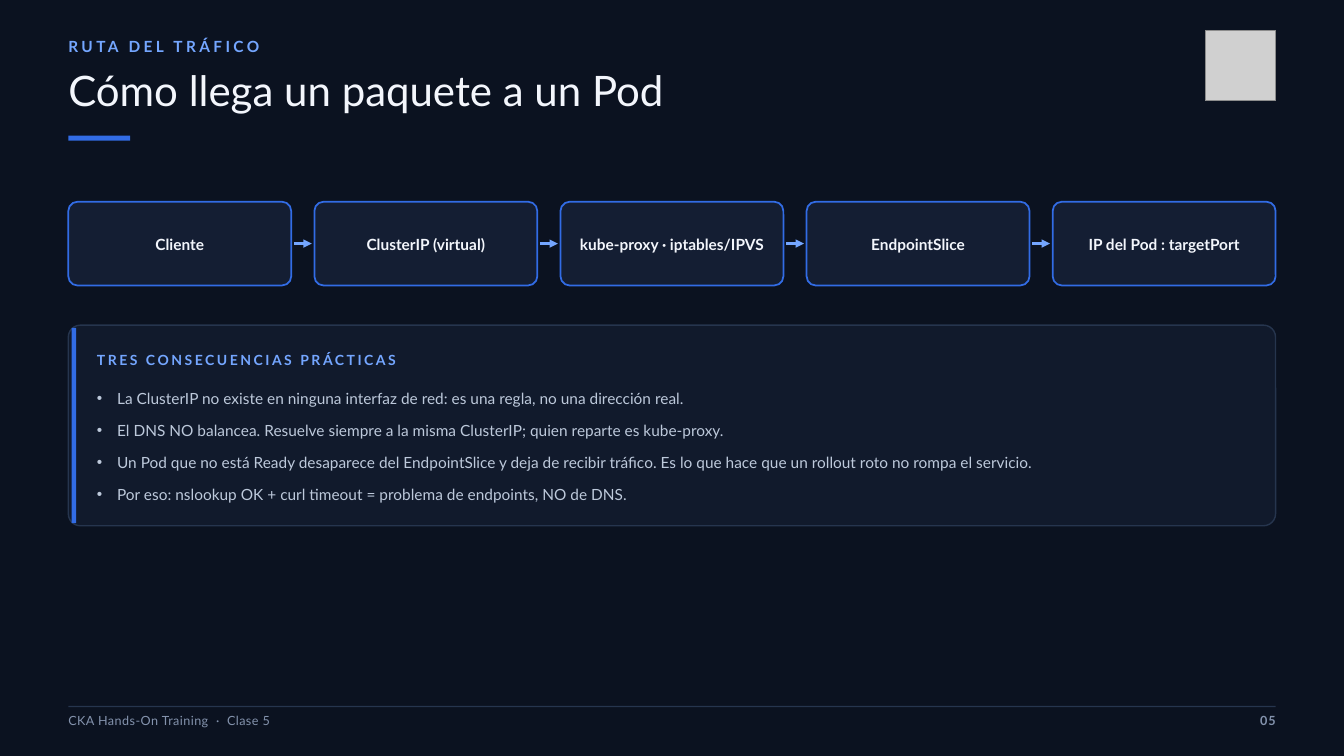
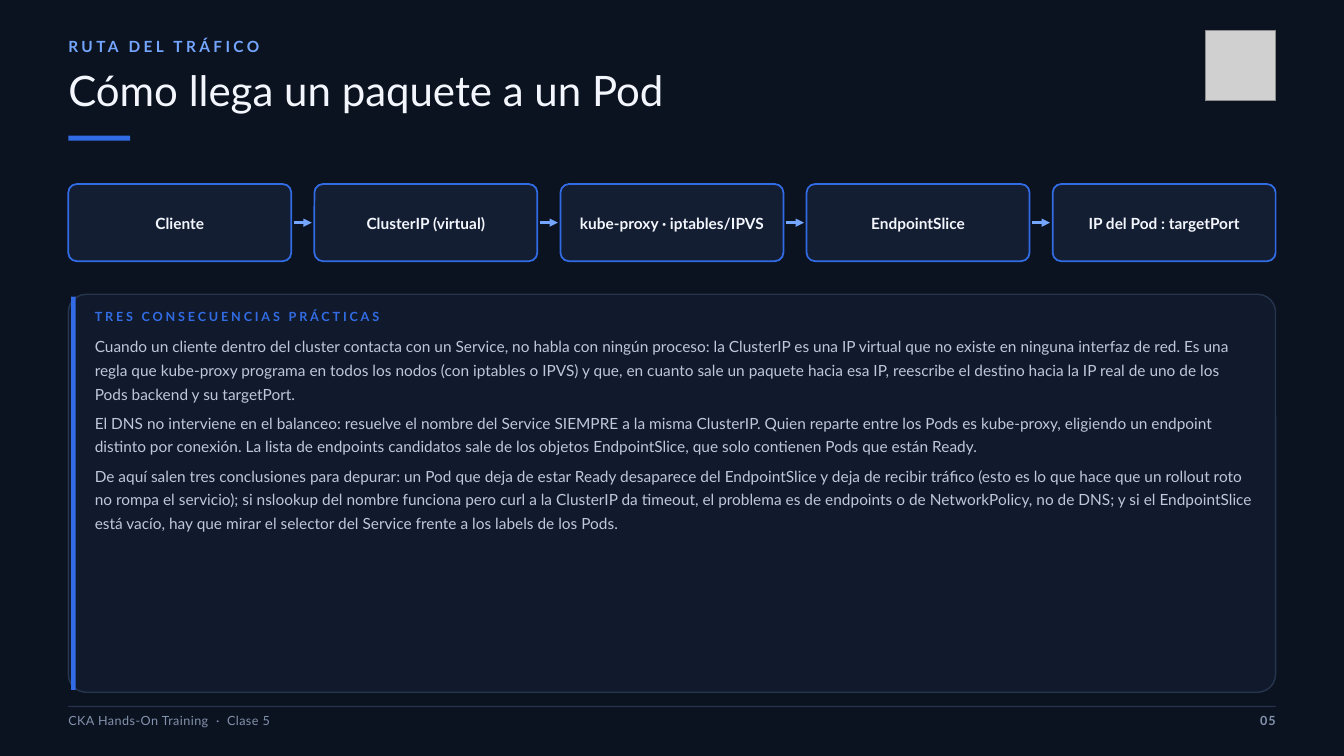
Before and after one commit to brettsacuna/CKA-TRAINING, a slide deck: slide 5 of CLASE-05/01-CLASE-05-CKA.pptx. Drawn at 1344x756 pixels with LibreOffice and Linux fonts; fonts in the diff are those of the drawing; grey boxes stand for pictures. Boxes give left, top, right and bottom in pixels: in the first picture for what was removed or moved away, otherwise in the second. Text is boxed around its words. In the diff, an @@ line names an element or a change of style, - is before the commit and + after.

```diff
--- a/CLASE-05/01-CLASE-05-CKA.pptx
+++ b/CLASE-05/01-CLASE-05-CKA.pptx
@@ rounded rectangle: place and size @@
-rounded rectangle at (69,202,291,285)
+rounded rectangle at (69,185,291,262)
@@ text "Cliente": place and size @@
-text "Cliente" at (155,238,204,250)
+text "Cliente" at (155,217,204,229)
@@ rounded rectangle: place and size @@
-rounded rectangle at (315,202,537,285)
+rounded rectangle at (315,185,537,262)
@@ text "ClusterIP (virtual)": place and size @@
-text "ClusterIP (virtual)" at (367,238,485,252)
+text "ClusterIP (virtual)" at (367,217,485,231)
@@ rounded rectangle: place and size @@
-rounded rectangle at (561,202,783,285)
+rounded rectangle at (561,185,783,262)
@@ text "kube-proxy · iptables/IPVS": place and size @@
-text "kube-proxy · iptables/IPVS" at (580,238,764,253)
+text "kube-proxy · iptables/IPVS" at (580,217,764,232)
@@ rounded rectangle: place and size @@
-rounded rectangle at (807,202,1029,285)
+rounded rectangle at (807,185,1029,262)
@@ text "EndpointSlice": place and size @@
-text "EndpointSlice" at (871,238,965,253)
+text "EndpointSlice" at (871,217,965,232)
@@ rounded rectangle: place and size @@
-rounded rectangle at (1053,202,1275,285)
+rounded rectangle at (1053,185,1275,262)
@@ text "IP del Pod : targetPort": place and size @@
-text "IP del Pod : targetPort" at (1089,238,1240,253)
+text "IP del Pod : targetPort" at (1089,217,1240,232)
@@ 4 arrows: place and size @@
-4 arrows at (294,244,1051,244)
+4 arrows at (294,223,1051,223)
@@ rounded rectangle: place and size @@
-rounded rectangle at (69,326,1276,526)
+rounded rectangle at (69,294,1276,693)
@@ rounded rectangle at (69,294,1276,693): proportions changed @@
@@ rectangle: place and size @@
-rectangle at (72,328,76,523)
+rectangle at (72,296,76,690)
@@ text at (95,310,380,321): size 10 to 9 pt, text colour #74A6FF to #326CE5, letter spacing 1.8 to 2 pt in "TRES CONSECUENCIAS PRÁCTICAS"; less space between paragraphs @@
@@ text "TRES CONSECUENCIAS PRÁCTICAS": place and size @@
-text "TRES CONSECUENCIAS PRÁCTICAS" at (97,353,1032,503)
+text "TRES CONSECUENCIAS PRÁCTICAS" at (95,310,1252,532)
@@ text at (95,340,1252,532): text changed @@
-• La ClusterIP no existe en ninguna interfaz de red: es una regla, no una dirección real.
-• El DNS NO balancea. Resuelve siempre a la misma ClusterIP; quien reparte es kube-proxy.
-• Un Pod que no está Ready desaparece del EndpointSlice y deja de recibir tráfico. Es lo que hace que un rollout roto no rompa el servicio.
-• Por eso: nslookup OK + curl timeout = problema de endpoints, NO de DNS.
+Cuando un cliente dentro del cluster contacta con un Service, no habla con ningún proceso: la ClusterIP es una IP virtual que no existe en ninguna interfaz de red. Es una regla que kube-proxy programa en todos los nodos (con iptables o IPVS) y que, en cuanto sale un paquete hacia esa IP, reescribe el destino hacia la IP real de uno de los Pods backend y su targetPort.
+El DNS no interviene en el balanceo: resuelve el nombre del Service SIEMPRE a la misma ClusterIP. Quien reparte entre los Pods es kube-proxy, eligiendo un endpoint distinto por conexión. La lista de endpoints candidatos sale de los objetos EndpointSlice, que solo contienen Pods que están Ready.
+De aquí salen tres conclusiones para depurar: un Pod que deja de estar Ready desaparece del EndpointSlice y deja de recibir tráfico (esto es lo que hace que un rollout roto no rompa el servicio); si nslookup del nombre funciona pero curl a la ClusterIP da timeout, el problema es de endpoints o de NetworkPolicy, no de DNS; y si el EndpointSlice está vacío, hay que mirar el selector del Service frente a los labels de los Pods.
```
Also in this commit, not shown: 6 other slides changed, 14 other files.
